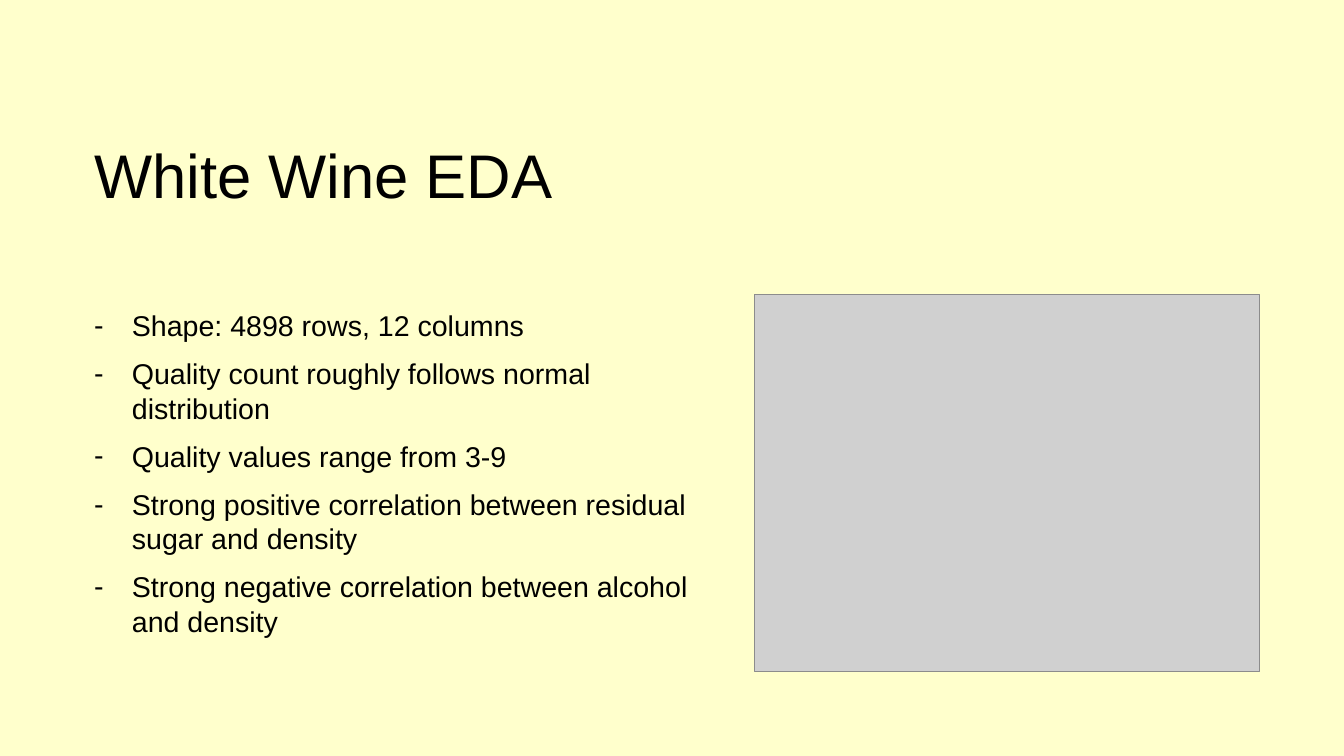
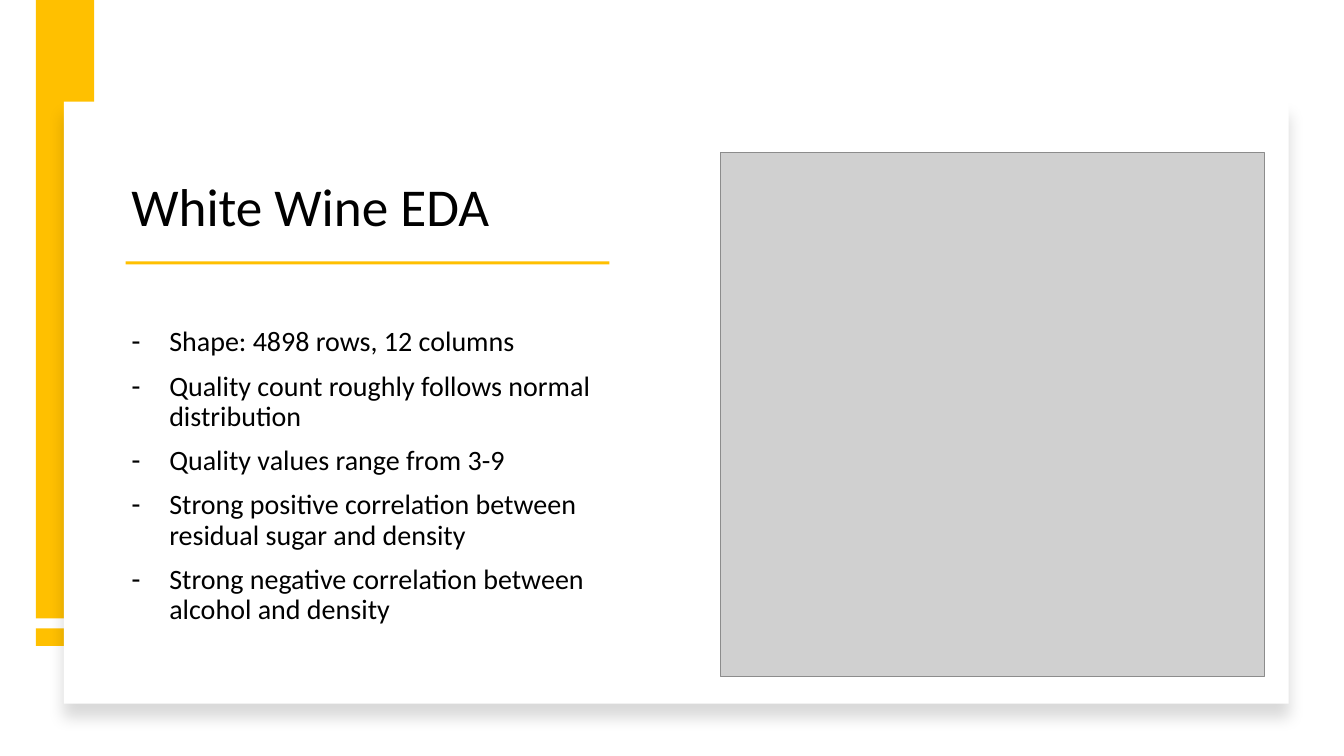
Before and after one commit to Mystaex/CSE4334-Project-Wine, a slide deck: slide 3 of wine_presentation.pptx. Drawn at 1344x756 pixels with LibreOffice and Linux fonts; fonts in the diff are those of the drawing; grey boxes stand for pictures. Boxes give left, top, right and bottom in pixels: in the first picture for what was removed or moved away, otherwise in the second. Text is boxed around its words. In the diff, an @@ line names an element or a change of style, - is before the commit and + after.

```diff
--- a/wine_presentation.pptx
+++ b/wine_presentation.pptx
@@ background #FFFFCC to #FFFFFF @@
@@ rectangle added at bbox=[36, 1, 94, 619], fill #FFC000 @@
@@ rectangle added at bbox=[64, 102, 1289, 704], fill #FFFFFF @@
@@ title "White Wine EDA": place and size @@
-title "White Wine EDA" at bbox=[94, 153, 553, 199]
+title "White Wine EDA" at bbox=[131, 189, 489, 227]
@@ title "White Wine EDA" at bbox=[131, 189, 489, 227]: size 44 to 38 pt, font Arial to Calibri; line spacing 1 to 0.9; vertical alignment middle to bottom @@
@@ picture: place and size @@
-picture at bbox=[754, 294, 1260, 671]
+picture at bbox=[721, 152, 1264, 677]
@@ rectangle added at bbox=[126, 261, 610, 264], fill #FFC000 @@
@@ text "Shape: 4898 rows, 12 columns": place and size @@
-text "Shape: 4898 rows, 12 columns" at bbox=[132, 315, 687, 637]
+text "Shape: 4898 rows, 12 columns" at bbox=[169, 331, 590, 624]
@@ text "Shape: 4898 rows, 12 columns" at bbox=[169, 331, 590, 624]: size 20.4 to 20 pt, font Arial to Calibri; line spacing 1 to 0.9; vertical alignment top to middle @@
@@ rectangle added at bbox=[36, 628, 95, 645], fill #FFC000 @@
```
Also in this commit, not shown: 6 other slides changed, 4 slides added, 4 slides removed, 1 other file.
